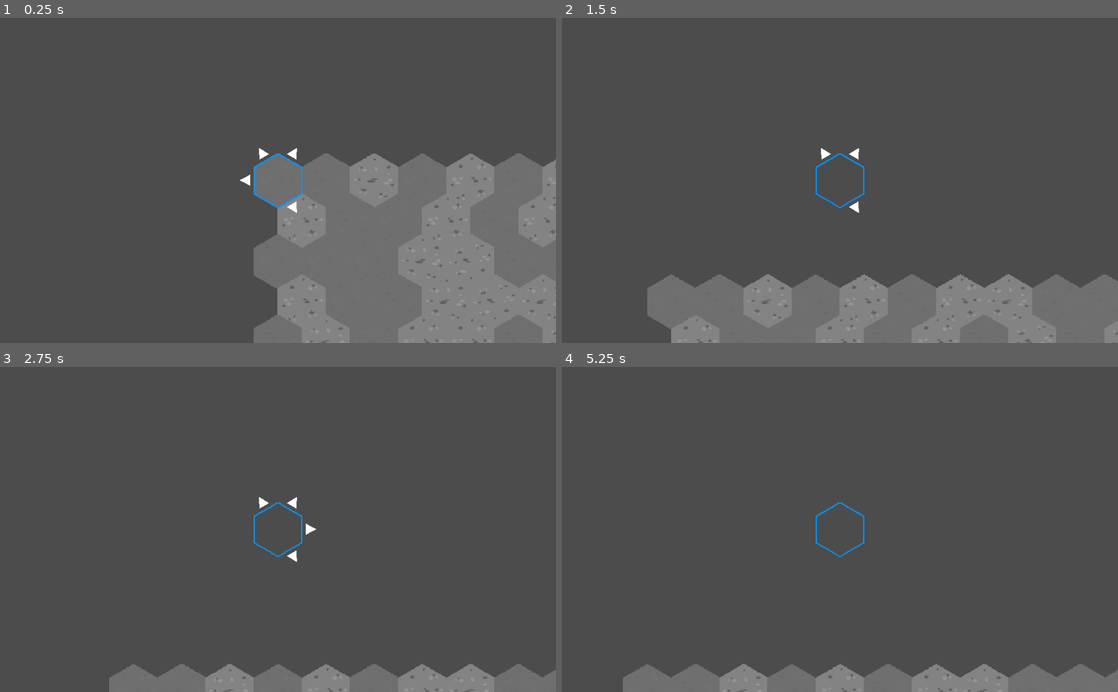
Above: before the commit, frames 1-4 (two rows, left to right).
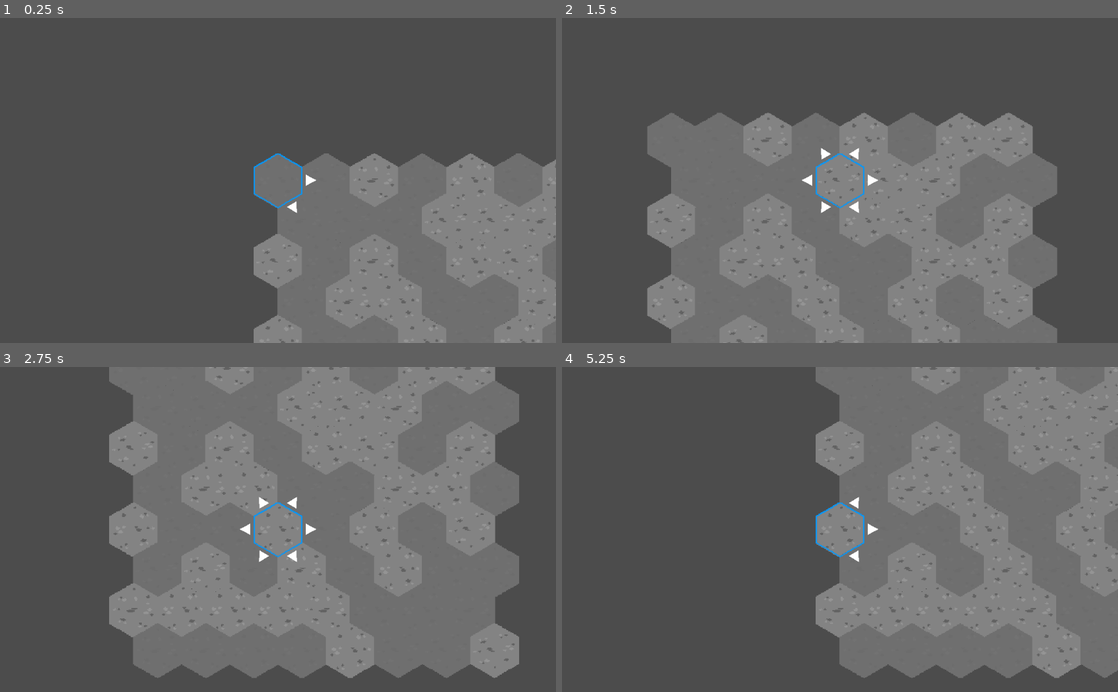
Above: after the commit, the same moments.

Repository: TeodorVecerdi/godot_intake_remake
Game: Godot game, scene res://Scenes/HexGrid.tscn
Two runs of this game, one before a commit and one after it. Both use one fixed random seed, a clock stepped at 60 frames per second and the inputs below. The project has no main scene, so this scene is started directly.
Inputs (mouse positions are in pixels of both pictures, inside the frame that each line leads up to):
- Up to frame 1 (0.25 s): no input
- Up to frame 2 (1.5 s): tap Enter at 0.5 s; move the mouse to (962, 164) at 0.52 s; hold D 0.53-1.28 s; hold E 0.53-1.28 s; click (962, 164) at 0.67 s; tap C at 0.8, 1.35 s; tap Space at 1.25 s; move the mouse to (728, 196) at 1.27 s; hold A from 1.28 s (still down); click (728, 196) at 1.42 s
- Up to frame 3 (2.75 s): tap Z at 1.55 s; tap Enter at 2 s; move the mouse to (333, 458) at 2.02 s; release A at 2.03 s; hold D from 2.03 s (still down); hold Z from 2.03 s (still down); click (333, 458) at 2.17 s; tap Q at 2.3 s
- Up to frame 4 (5.25 s): tap Space at 2.75, 4.25 s; move the mouse to (812, 594) at 2.77 s; release Z at 2.78 s; tap Q at 2.85 s; click (812, 594) at 2.92 s; tap E at 3.05 s; tap Enter at 3.5 s; move the mouse to (1006, 578) at 3.52 s; release D at 3.53 s; hold E 3.53-4.28 s; hold A from 3.53 s (still down); click (1006, 578) at 3.67 s; tap C at 3.8, 4.35 s; move the mouse to (673, 480) at 4.27 s; click (673, 480) at 4.42 s; tap Z at 4.55 s; move the mouse to (867, 529) at 5.02 s; hold Z from 5.03 s (still down); click (867, 529) at 5.17 s

The runs differ from the first frame. In frame 1, 0.9% of the frame differs, in the area x 43-100%, y 39-100%; in frame 2, 37%; in frame 3, 69%, in the area x 19-100%, y 0-100%; in frame 4, 54%.

Commit message:
Add placeholder function for determining if you can pass to a cell

Diff:
--- a/Scenes/HexGrid.tscn
+++ b/Scenes/HexGrid.tscn
@@ -15,8 +15,8 @@
 
 [node name="HexGrid" type="Node2D"]
 script = ExtResource( 1 )
-CellsX = 32
-CellsY = 32
+CellsX = 8
+CellsY = 8
 Scale = 0.5
 Offset = Vector2( 45, 50.5 )
 
@@ -38,3 +38,4 @@
 position = Vector2( 24, 0 )
 
 [node name="Player" parent="." instance=ExtResource( 12 )]
+position = Vector2( 0, 0 )
--- a/Scripts/HexConstants.gd
+++ b/Scripts/HexConstants.gd
@@ -11,13 +11,16 @@
 	var radius = scale * RADIUS
 	return Vector2((x + int(y) % 2 * 0.5) * INNER_CONSTANT * radius * 2.0, y * radius * 1.5)
 
-const NeighbourDelta = [[[0, 1], [1, 0], [0, -1], [-1, -1], [-1, 0], [-1, 1]],[[1, 1], [1, 0], [1, -1], [0, -1], [-1, 0], [0, 1]]]
+const NeighbourDelta = [
+	[[0, -1], [1, 0], [0, 1], [-1, 1], [-1, 0], [-1, -1]],
+	[[1, -1], [1, 0], [1, 1], [0, 1], [-1, 0], [0, -1]]
+]
 
 const DistanceToNeighbours = [
 	Vector2(INNER_CONSTANT, -1.5),
 	Vector2(2 * INNER_CONSTANT, 0),
 	Vector2(INNER_CONSTANT, 1.5),
-	Vector2(-INNER_CONSTANT, 1.5) ,
+	Vector2(-INNER_CONSTANT, 1.5),
 	Vector2(-2 * INNER_CONSTANT, 0),
 	Vector2(-INNER_CONSTANT, -1.5),
 ]
--- a/Scripts/HexGrid.gd
+++ b/Scripts/HexGrid.gd
@@ -44,4 +44,23 @@
 	elif event is InputEventMouseButton and event.pressed:
 		var coords = get_global_mouse_position()
 		var offsetted = coords + Offset * Scale
-		print("Mouse pressed world->array: %s" % [HexConstants.WorldToArray(offsetted.x, offsetted.y, Scale)])
+		print(
+			(
+				"Mouse pressed world->array: %s"
+				% [HexConstants.WorldToArray(offsetted.x, offsetted.y, Scale)]
+			)
+		)
+
+
+func getPassableNeighbours(x: int, y: int):
+	var upper_right = false if y == 0 or (x == CellsX-1 and y%2==1) else isPassable(x, y, x + y % 2, y-1)
+	var right = false if x == CellsX - 1 else isPassable(x, y, x+1, y)
+	var lower_right = false if y == CellsY - 1 or (x == CellsX-1 and y%2==1) else isPassable(x, y, x + y % 2, y+1)
+	var lower_left = false if y == CellsX - 1 or (x == 0 and y%2==0) else isPassable(x, y, x + (y+1) % 2, y+1)
+	var left = false if x == 0 else isPassable(x, y, x-1, y)
+	var upper_left = false if y == 0 or (x == 0 and y%2 == 0) else isPassable(x, y, x + (y+1) % 2, y-1)
+
+	return [upper_right, right, lower_right, lower_left, left, upper_left]
+
+func isPassable(fromX: int, fromY: int, toX: int, toY: int)->bool:
+	return true
--- a/Scripts/Player.gd
+++ b/Scripts/Player.gd
@@ -50,6 +50,7 @@
 	position += HexConstants.DistanceToNeighbours[direction] * Grid.Scale * HexConstants.RADIUS
 	gridX += HexConstants.NeighbourDelta[gridY % 2][direction][0]
 	gridY += HexConstants.NeighbourDelta[gridY % 2][direction][1]
+	print("Moved to [%s, %s]" % [gridX, gridY])
 	updateValidMoves()
 	updateArrows()
 
@@ -67,14 +68,7 @@
 
 
 func updateValidMoves():
-	validMoves = [
-		randi() % 2 == 0,
-		randi() % 2 == 0,
-		randi() % 2 == 0,
-		randi() % 2 == 0,
-		randi() % 2 == 0,
-		randi() % 2 == 0
-	]
+	validMoves = Grid.getPassableNeighbours(gridX, gridY)
 
 
 func updateArrows() -> void:
